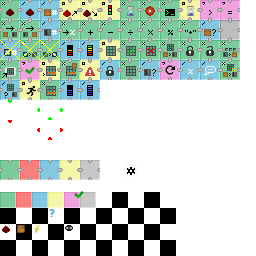
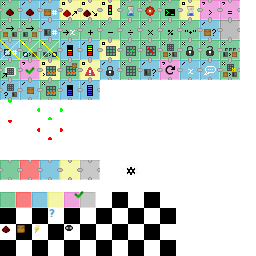
Comparing the layer stacks of the two 256x256 images. Changes:
painted on "icons.png" over [20, 80, 40, 100]
